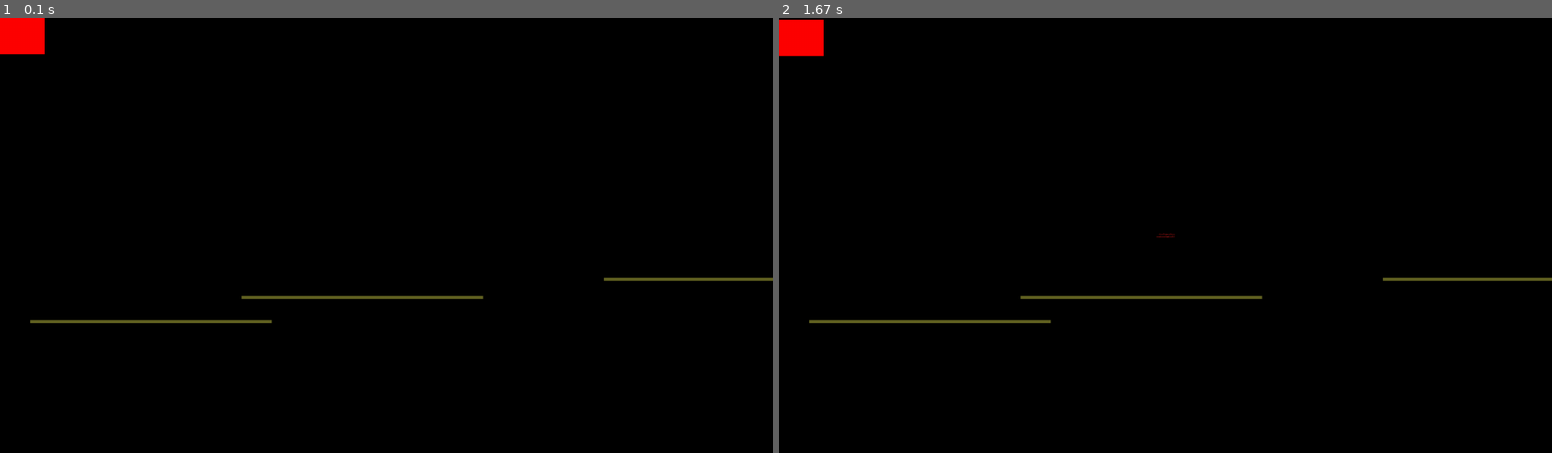
Above: before the commit, frames 1-2 (left to right).
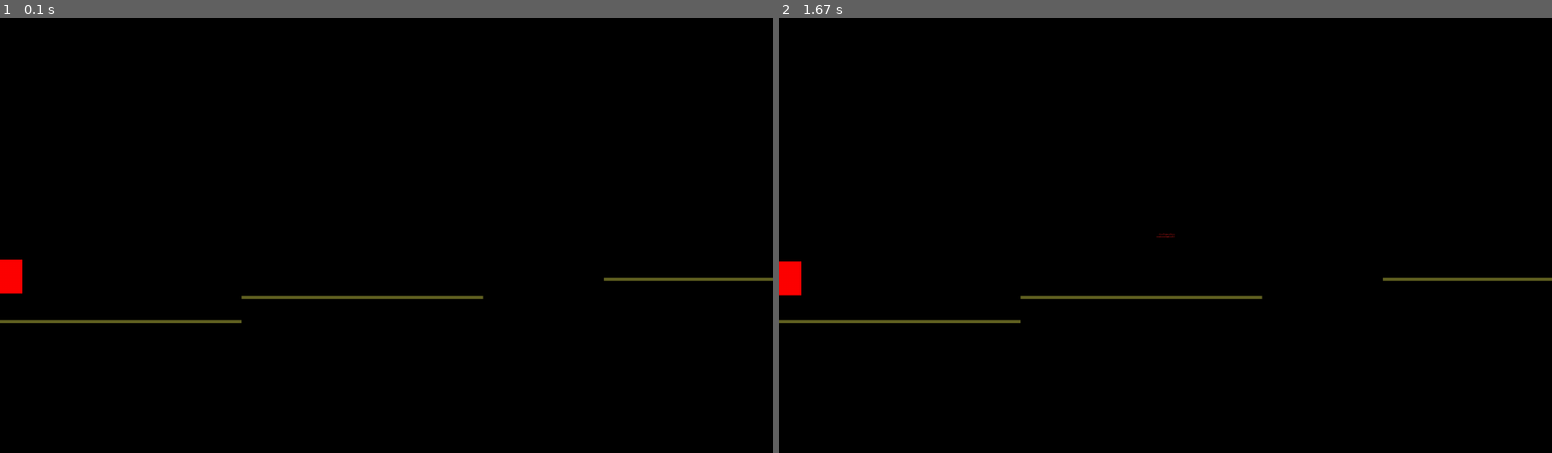
Above: after the commit, the same moments.

Repository: ovad4221/pygame_project
Game: pygame game, started from uroven_tren.py
The game is run twice, just before and just after one commit, with the same random seed, the same clock (stepped at 60 frames per second) and the same inputs.
Inputs:
- Up to frame 1 (0.1 s): no input
- Up to frame 2 (1.67 s): tap Esc at 0.33 s

The runs differ from the first frame. In frame 1, 0.8% of the frame differs, in the area x 0-36%, y 0-71%; in frame 2, 0.8%.

Commit message:
центрирование персоонажа готово

Diff:
--- a/oop maybe.py
+++ /dev/null
@@ -1,45 +0,0 @@
-class Person:
-    def run(self):
-        pass
-
-    def jump(self):
-        pass
-
-
-class Weapon:
-    def __init__(self, lvl, ko_damage=1, ko_rad=1, chance_critic=0.06):
-        self.lvl = lvl
-        self.ko_damage = ko_damage
-        self.ko_rad = ko_rad
-        self.chance_critic = chance_critic
-
-    def kick(self):
-        pass
-
-    def mega_kick_1(self):
-        pass
-
-    def mega_kick_2(self):
-        pass
-
-
-class Armor:
-    def __init__(self, lvl, ko_arm=1, ko_ref=1, chance_def=0.05):
-        self.lvl = lvl
-        self.ko_arm = ko_arm
-        self.chance_def = chance_def
-        self.ko_ref = ko_ref
-
-    def refresh(self):
-        pass
-
-
-class Hero(Person):
-    def __init__(self, weapon, armor, heal, ko_heal=1):
-        self.weapon = weapon
-        self.armor = armor
-        self.heal = heal
-        self.ko_heal = ko_heal
-
-    def kick(self):
-        pass
--- a/oop_maybe.py
+++ b/oop_maybe.py
@@ -6,12 +6,12 @@
     def __init__(self, x, y):
         self.rv = (1 / 6) * WIDTH
         self.lv = -1 * self.rv
-        self.width = int(35 * (WIDTH / 600))
-        self.height = int(50 * (HEIGHT / 600))
+        self.width = int(40 * (WIDTH / 1366))
+        self.height = int(60 * (HEIGHT / 768))
         self.x = x
         self.y = y
         self.jump_v = 0
-        self.g = int(55 * (HEIGHT / 600))
+        self.g = int(60 * (HEIGHT / 600))
         self.on_log = True
         self.left_run = False
         self.right_ran = False
@@ -38,8 +38,8 @@
             self.y += self.jump_v * time / 1000
             self.jump_v += self.g * time / 1000
 
-    def draw(self, screen):
-        pygame.draw.rect(screen, '#ff0000', (int(self.x), int(self.y), self.width, self.height))
+    def draw(self, screen, alp):
+        pygame.draw.rect(screen, '#ff0000', (int(self.x - alp), int(self.y), self.width, self.height))
 
 
 class Log:
@@ -56,14 +56,15 @@
             return True
         return False
 
-    # проверка на столкновение с доской. Возвращает 'r', 'l', 'u'.
+    # проверка на столкновение с доской. Возвращает 'r', 'l', 'u' ну или -1.
+    # показывает с какой стороны бревно
     def log_knock(self, pers):
-        if (0 <= self.x_l - pers.x - pers.width < 2) and True:
+        if (0 <= self.x_l - pers.x - pers.width < 2 * int(HEIGHT / 600)) and True:
             return 'r'
         return -1
 
-    def draw(self, screen):
-        pygame.draw.rect(screen, self.color, (self.x_l, self.y_u, self.width, self.height))
+    def draw(self, screen, alp):
+        pygame.draw.rect(screen, self.color, (int(self.x_l - alp), self.y_u, self.width, self.height))
 
 
 class Hero(Person):
--- a/uroven_tren.py
+++ b/uroven_tren.py
@@ -4,14 +4,17 @@
 
 
 class Level:
-    def __init__(self, pers_x, pers_y, logs=[], enemies=[]):
+    def __init__(self, pers_x, pers_y, end_of_level, logs=[], enemies=[], do_center=True):
         pygame.init()
         pygame.display.set_caption('Level')
         size = WIDTH, HEIGHT
+        self.end_of_level = end_of_level
+        self.do_center = do_center
         self.screen = pygame.display.set_mode(size)
         self.screen.fill((0, 0, 0))
         self.clock = pygame.time.Clock()
         self.running = True
+        self.alp = 0
         self.pers = Person(pers_x, pers_y)
         self.logs = logs
         self.enemies = enemies
@@ -33,7 +36,7 @@
                         self.pers.jump()
                     # s down
                     if event.key == 115:
-                        self.pers.g += 100 * int(HEIGHT / 600)
+                        self.pers.g += 1000 * int(HEIGHT / 600)
                     # esc - остановка уровня
                     if event.key == 27:
                         self.stop_run()
@@ -47,7 +50,7 @@
                         self.pers.left_run = False
                     # s up
                     if event.key == 115:
-                        self.pers.g -= 100 * int(HEIGHT / 600)
+                        self.pers.g -= 1000 * int(HEIGHT / 600)
             for i in self.logs:
                 if i.log_in(self.pers):
                     self.pers.on_log = True
@@ -56,25 +59,37 @@
                     break
                 else:
                     self.pers.on_log = False
-                if i.log_knock(self.pers) == 'r':
+                # предпологаемая физика бревен
+                '''if i.log_knock(self.pers) == 'r':
                     self.pers.right_log = True
                 elif i.log_knock(self.pers) == 'l':
                     self.pers.left_log = True
                 else:
                     self.pers.left_log = self.pers.right_log = False
                 if i.log_knock(self.pers) == 'u':
-                    self.pers.jump_v = 0
+                    self.pers.jump_v = 0'''
             self.screen.fill((0, 0, 0))
             time = self.clock.tick(FPS)
             self.pers.run(time)
             self.pers.fly(time)
-            self.pers.draw(self.screen)
-            for i in self.logs:
-                i.draw(self.screen)
-            for i in self.enemies:
-                i.draw(self.screen)
+            self.drawing()
             pygame.display.flip()
         pygame.quit()
+
+    def drawing(self):
+        if self.do_center:
+            alp = self.pers.x - WIDTH // 2
+            if alp <= 0:
+                alp = 0
+            elif self.end_of_level - self.pers.x <= WIDTH // 2:
+                alp = self.end_of_level - WIDTH
+        else:
+            alp = 0
+        self.pers.draw(self.screen, alp)
+        for i in self.logs:
+            i.draw(self.screen, alp)
+        for i in self.enemies:
+            i.draw(self.screen)
 
     def stop_run(self):
         font1 = pygame.font.Font(None, 50 * int(HEIGHT * WIDTH / (1366 * 768)))
@@ -109,5 +124,9 @@
             self.running = False
 
 
-x = Level(0, 0, [Log((50, 500, 400, 5)), Log((400, 460, 400, 5)), Log((1000, 430, 300, 5))])
+x = Level(0, 400, 3700, [Log((0, 500, 400, 5)), Log((400, 460, 400, 5)), Log((1000, 430, 300, 5)),
+                         Log((1400, 400, 300, 5)), Log((2000, 400, 300, 5)),
+                         Log((2400, 400, 300, 5)), Log((3000, 350, 300, 5)),
+                         Log((3000, 250, 300, 5)), Log((3000, 400, 300, 5)),
+                         Log((3400, 200, 300, 5)), Log((3000, 300, 300, 5))])
 x.run()
